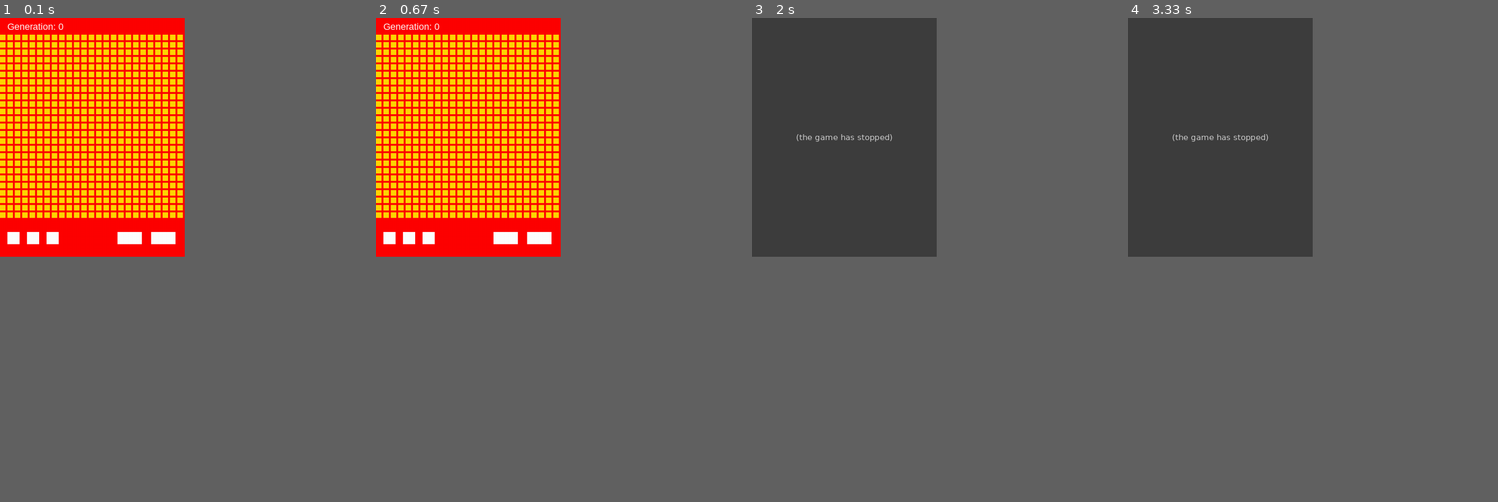
Above: before the commit, frames 1-4 (left to right).
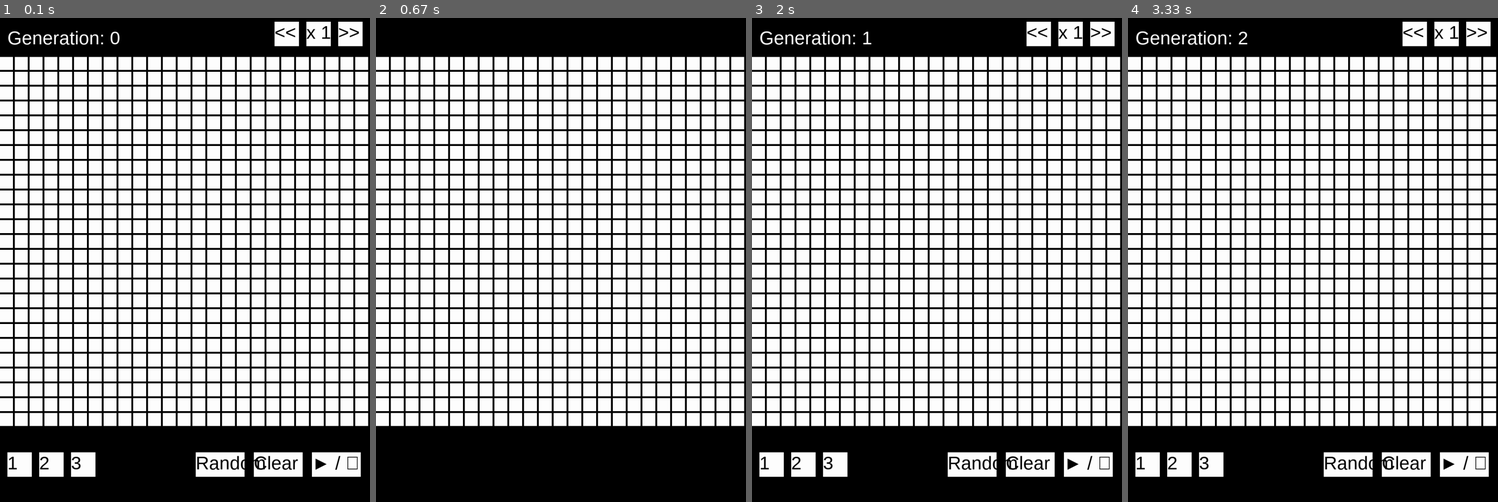
Above: after the commit, the same moments.

Repository: bloominstituteoftechnology/CS-Build-Week-1
Game: pygame game, started from draft.py
Same seed, same stepped clock (60 frames per second), same inputs: the game is played once before the commit and once after it.
Inputs (mouse positions are in pixels of both pictures, inside the frame that each line leads up to):
- Up to frame 1 (0.1 s): no input
- Up to frame 2 (0.67 s): click (712, 463) at 0.38 s, where only the run after the commit has a clickable "► / ❚❚"
- Up to frame 3 (2 s): click (1014, 197) at 1.22 s
- Up to frame 4 (3.33 s): no input
In our replay, the window is 344x444 before the commit and 689x900 after it. These sizes can differ from the game's own. Grey fills any space a smaller window leaves; there, only what the larger window draws over its background counts as a difference.

The runs differ from the first frame. In frame 1, 57% of the frame differs, in the area x 0-100%, y 0-100%; in frame 2, 60%; in frame 3, 56%; in frame 4, 56%.
Error before the commit: IndexError: list index out of range (draft.py line 137); the game stopped at 1.27 s (later frames are placeholders)

Commit message:
Text added to all buttons

Diff:
--- a/draft.py
+++ b/draft.py
@@ -1,5 +1,6 @@
 import copy
 import pygame
+from random import randint
 
 def find_neighbors(i, j, arr, max):
     neighbors = []
@@ -92,22 +93,35 @@
         preset[mid+2][mid] = 1
     return preset
 
+def random_board(max):
+    random = clear_board(max)
+    for row in range(max):
+        for column in range(max):
+            random[row][column] = randint(0, 1)
+    return random
 
 def main():
     gen = 0
     max = 25
     l = [ [0] * max for i in range(max) ]
-    WINDOW = 500
+    WINDOW = 1000
     CELL_SIZE = int(WINDOW / max) - 5
     BOTTOM_PADDING = int(WINDOW / 5)
     TOP_PADDING = CELL_SIZE * 3
     BUTTON_SIZE = int(BOTTOM_PADDING / 3)
-
+    FONT_SIZE = int(WINDOW * 0.050)
+    WHITE = (255, 255, 255)
+    BLACK = (0, 0, 0)
+
+    PLAYBACK_BUTTON = pygame.Rect(WINDOW - int(BUTTON_SIZE * 2) - 25, WINDOW + (BUTTON_SIZE) + TOP_PADDING, BUTTON_SIZE * 2, BUTTON_SIZE)
     CLEAR_BUTTON = pygame.Rect(WINDOW - int(BUTTON_SIZE * 2 + 25)*2, WINDOW + (BUTTON_SIZE) + TOP_PADDING, BUTTON_SIZE * 2, BUTTON_SIZE)
-    PLAYBACK_BUTTON = pygame.Rect(WINDOW - int(BUTTON_SIZE * 2) - 25, WINDOW + (BUTTON_SIZE) + TOP_PADDING, BUTTON_SIZE * 2, BUTTON_SIZE)
+    RANDOM_BUTTON = pygame.Rect(WINDOW - int(BUTTON_SIZE * 2 + 25)*3, WINDOW + (BUTTON_SIZE) + TOP_PADDING, BUTTON_SIZE * 2, BUTTON_SIZE)
     PRESET_BUTTON1 = pygame.Rect(20, WINDOW + BUTTON_SIZE + TOP_PADDING, BUTTON_SIZE, BUTTON_SIZE)
     PRESET_BUTTON2 = pygame.Rect(40 + BUTTON_SIZE, WINDOW + BUTTON_SIZE + TOP_PADDING, BUTTON_SIZE, BUTTON_SIZE)
     PRESET_BUTTON3 = pygame.Rect(60 + BUTTON_SIZE * 2, WINDOW + BUTTON_SIZE + TOP_PADDING, BUTTON_SIZE, BUTTON_SIZE)
+    SPEEDUP_BUTTON = pygame.Rect(WINDOW - BUTTON_SIZE - 20, TOP_PADDING / 10, BUTTON_SIZE, BUTTON_SIZE)
+    SPEEDDOWN_BUTTON = pygame.Rect(WINDOW - (BUTTON_SIZE + 20) * 3, TOP_PADDING / 10, BUTTON_SIZE, BUTTON_SIZE)
+    SPEED_BUTTON = pygame.Rect(WINDOW - (BUTTON_SIZE + 20) * 2, TOP_PADDING / 10, BUTTON_SIZE, BUTTON_SIZE)
 
     #PyGame
     pygame.init()
@@ -115,9 +129,11 @@
     screen = pygame.display.set_mode((WINDOW, WINDOW + BOTTOM_PADDING + TOP_PADDING))
 
     edit = True
+    time = 1
+    speed = 1
 
     while True:
-        screen.fill((255,0,0))
+        screen.fill((0,0,0))
         for event in pygame.event.get():
             if event.type == pygame.QUIT:
                 return 0
@@ -135,6 +151,8 @@
                     y2 = int((y - TOP_PADDING) / (CELL_SIZE + 5))
                     print(f"X:{x2} Y2:{y} Y2:{y2}")
                     l[y2][x2] = 0 if l[y2][x2] is 1 else 1
+                elif edit and RANDOM_BUTTON.collidepoint(x, y):
+                    l = random_board(max)
                 elif edit and (PRESET_BUTTON1.collidepoint(x, y) or PRESET_BUTTON2.collidepoint(x, y) or PRESET_BUTTON3.collidepoint(x, y)):
                     if PRESET_BUTTON1.collidepoint(x, y):
                         l = board_preset(1, max)
@@ -142,11 +160,16 @@
                         l = board_preset(2, max)
                     elif PRESET_BUTTON3.collidepoint(x, y):
                         l = board_preset(3, max)
+                elif edit and (SPEEDUP_BUTTON.collidepoint(x, y) or SPEEDDOWN_BUTTON.collidepoint(x, y)):
+                    if SPEEDUP_BUTTON.collidepoint(x,y):
+                        speed += 1
+                    if SPEEDDOWN_BUTTON.collidepoint(x,y):
+                        speed = speed - 1 if speed - 1 != 0 else speed
 
 
         for i  in range(max):
             for j in range(max):
-                color = 'magenta' if l[i][j] == 1 else 'gold'
+                color = 'magenta' if l[i][j] == 1 else 'white'
                 pygame.draw.rect(screen, pygame.Color(color), pygame.Rect(j*(5+CELL_SIZE), i*(5+CELL_SIZE) + TOP_PADDING, CELL_SIZE, CELL_SIZE))
 
         if edit:
@@ -155,20 +178,61 @@
         else:
             l = update_board(max, l)
             gen += 1
-            pygame.time.wait(1000)
-
-        font = pygame.font.SysFont('Arial', int(WINDOW * 0.050))
-        text_surface = font.render(f'Generation: {gen}', True, (255, 255, 255))
+            pygame.time.wait(int((time / speed) * 1000))
+
+        #Generation text
+        gen_font = pygame.font.SysFont('Arial', FONT_SIZE)
+        text_surface = gen_font.render(f'Generation: {gen}', True, WHITE)
         text_rect = text_surface.get_rect()
         text_rect.centery = TOP_PADDING/2
         text_rect.left = 20
         screen.blit(text_surface, text_rect)
 
+        #Preset 1 text
+        pre1_surface = gen_font.render('1', True, BLACK)
+
+        # Preset 2 text
+        pre2_surface = gen_font.render('2', True, BLACK)
+
+        # Preset 3 text
+        pre3_surface = gen_font.render('3', True, BLACK)
+
+        # Speed text
+        speed_surface = gen_font.render(f'x {speed}', True, BLACK)
+
+        # Speed Up text
+        speedup_surface = gen_font.render(f'>>', True, BLACK)
+
+        # Speed Down text
+        speeddown_surface = gen_font.render(f'<<', True, BLACK)
+
+        # Random text
+        random_surface = gen_font.render(f'Random', True, BLACK)
+
+        # Clear text
+        clear_surface = gen_font.render(f'Clear', True, BLACK)
+
+        # Playback Button
+        playback_surface = gen_font.render(f'► / ❚❚', True, BLACK)
+
         pygame.draw.rect(screen, pygame.Color('white'), PLAYBACK_BUTTON)
+        screen.blit(playback_surface, PLAYBACK_BUTTON)
         pygame.draw.rect(screen, pygame.Color('white'), CLEAR_BUTTON)
+        screen.blit(clear_surface, CLEAR_BUTTON)
+        pygame.draw.rect(screen, pygame.Color('white'), RANDOM_BUTTON)
+        screen.blit(random_surface, RANDOM_BUTTON)
         pygame.draw.rect(screen, pygame.Color('white'), PRESET_BUTTON1)
+        screen.blit(pre1_surface, PRESET_BUTTON1)
         pygame.draw.rect(screen, pygame.Color('white'), PRESET_BUTTON2)
+        screen.blit(pre2_surface, PRESET_BUTTON2)
         pygame.draw.rect(screen, pygame.Color('white'), PRESET_BUTTON3)
+        screen.blit(pre3_surface, PRESET_BUTTON3)
+        pygame.draw.rect(screen, pygame.Color('white'), SPEEDUP_BUTTON)
+        screen.blit(speedup_surface, SPEEDUP_BUTTON)
+        pygame.draw.rect(screen, pygame.Color('white'), SPEEDDOWN_BUTTON)
+        screen.blit(speeddown_surface, SPEEDDOWN_BUTTON)
+        pygame.draw.rect(screen, pygame.Color('white'), SPEED_BUTTON)
+        screen.blit(speed_surface, SPEED_BUTTON)
         pygame.display.update()
 
 if __name__ == '__main__':
